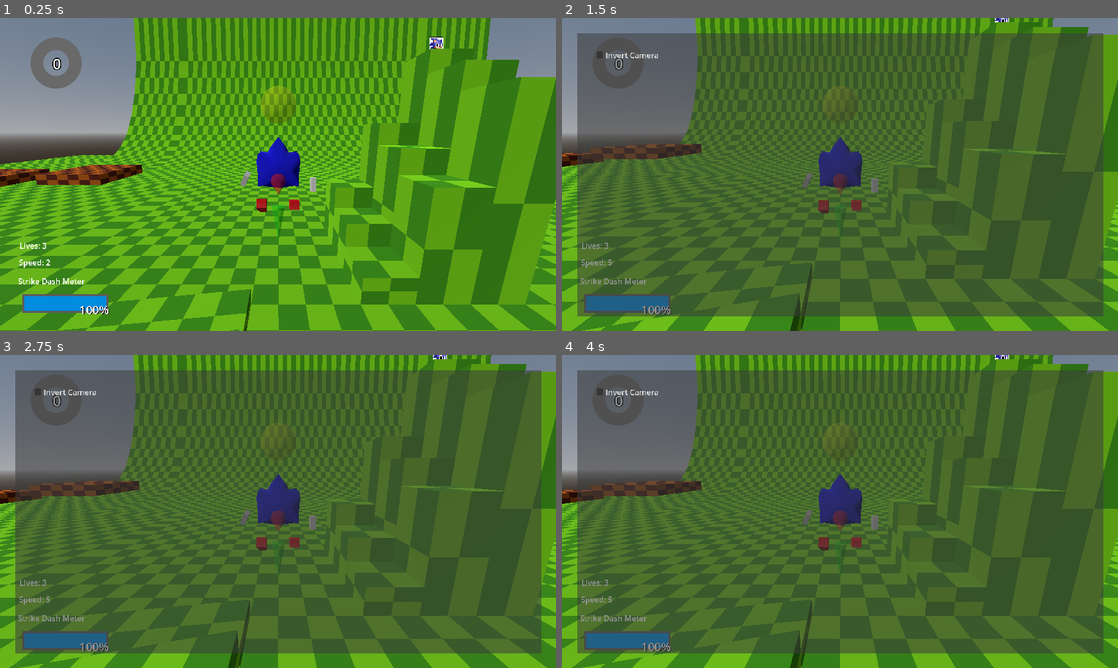
Above: before the commit, frames 1-4 (two rows, left to right).
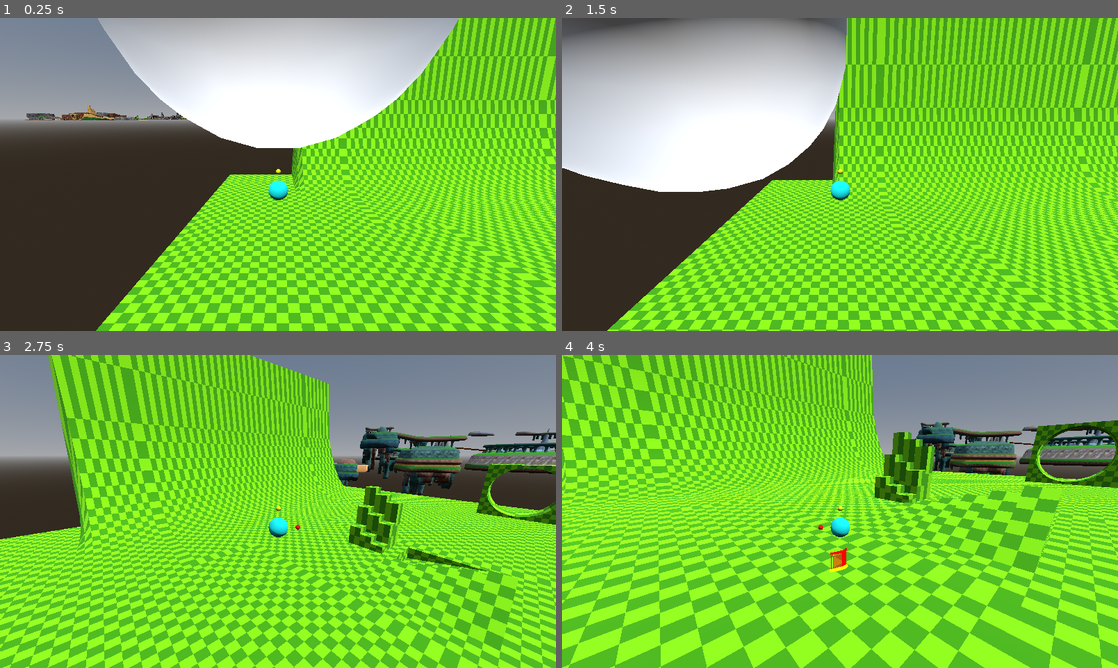
Above: after the commit, the same moments.

Repository: virattus/sonic-ringworlds-s1
Game: Godot game, scene res://scenes/SphereMovement/SphereMovement.tscn
Two runs of this game, one before a commit and one after it. Both use one fixed random seed, a clock stepped at 60 frames per second and the inputs below. Before the commit the project starts from res://scenes/MovementTesting/MovementTesting.tscn.
Inputs (mouse positions are in pixels of both pictures, inside the frame that each line leads up to):
- Up to frame 1 (0.25 s): no input
- Up to frame 2 (1.5 s): tap Enter (Pause) at 0.5 s; move the mouse to (962, 158) at 0.52 s; hold D (Move_Right) 0.53-1.25 s; tap Ctrl (Attack) at 0.6 s; click (962, 158) at 0.67 s; tap Space (Jump) at 0.77 s; drag from (728, 190) to (812, 237) at 1.27 s
- Up to frame 3 (2.75 s): move the mouse to (333, 442) at 2.02 s; hold D (Move_Right) from 2.03 s (still down); hold Left (Camera_Left) from 2.03 s (still down)
- Up to frame 4 (4 s): release D (Move_Right) at 2.75 s; release Left (Camera_Left) at 2.75 s; drag from (812, 574) to (673, 464) at 2.77 s; move the mouse to (1006, 558) at 3.52 s; hold A (Move_Left) from 3.53 s (still down); tap Up (Camera_Up) at 3.6 s; tap Space (Jump) at 3.77 s

The runs differ from the first frame. In frame 1, 87% of the frame differs, in the area x 0-100%, y 0-100%; in frame 2, 98%; in frame 3, 96%; in frame 4, 98%.

Commit message:
wait, before we iterate over all the collision triangles

Diff:
--- a/entities/Sonic/MoveGround.gd
+++ b/entities/Sonic/MoveGround.gd
@@ -37,6 +37,7 @@
 			owner.UpdateUpDir(collision.CollisionNormal, delta)
 		else:
 			#Too large of an angle to transition
+			print("Too large of an angle to transition: %s" % owner.up_direction.dot(collision.CollisionNormal))
 			owner.SetVelocity(owner.velocity + (owner.up_direction * owner.PARAMETERS.GROUND_NORMAL_HOP))
 			ChangeState("Fall")
 			return false
--- a/entities/Sonic/Sonic.gd
+++ b/entities/Sonic/Sonic.gd
@@ -149,7 +149,7 @@
 
 
 func GetInputVector(up_dir: Vector3) -> Vector3:
-	var playerInput = Input.get_vector("Move_Left", "Move_Right", "Move_Forward", "Move_Backward")
+	var playerInput = Input.get_vector("Move_Left", "Move_Right", "Move_Forward", "Move_Backward", 0.4)
 
 	var CameraForward = Camera.global_transform.basis.z
 	var CameraRight = Camera.global_transform.basis.x
--- a/entities/Sonic/Sonic.tscn
+++ b/entities/Sonic/Sonic.tscn
@@ -89,7 +89,7 @@
 [node name="Sonic" groups=["Player"] instance=ExtResource("1_paxei")]
 collision_mask = 2147483659
 floor_stop_on_slope = false
-floor_snap_length = 0.2
+floor_snap_length = 0.5
 script = ExtResource("2_p6xw2")
 
 [node name="WorldCollision" parent="." index="0"]
@@ -108,16 +108,16 @@
 transform = Transform3D(-0.1, 0, -8.74228e-09, 0, 0.1, 0, 8.74228e-09, 0, -0.1, 0, -0.5, 0)
 
 [node name="Skeleton3D" parent="CharacterMesh/SonicModel/Armature" index="0"]
-bones/1/position = Vector3(-3.90117e-08, 0.145614, 3.01363)
-bones/2/position = Vector3(-5.13685, 0.0808966, 3.57393)
-bones/2/rotation = Quaternion(2.24437e-08, -0.733679, 0.679496, -3.93282e-08)
+bones/1/position = Vector3(4.24543e-08, 0.485621, 2.97556)
+bones/2/position = Vector3(-5.13685, 0.26979, 3.11823)
+bones/2/rotation = Quaternion(3.46029e-08, -0.791623, 0.61101, -2.67081e-08)
 bones/3/position = Vector3(-2.48036, 1.78814e-07, 1.32379)
 bones/3/rotation = Quaternion(0, 0, 0, 1)
-bones/4/position = Vector3(5.13685, 0.0808966, 3.57393)
-bones/4/rotation = Quaternion(2.24437e-08, -0.733679, 0.679496, -3.93282e-08)
+bones/4/position = Vector3(5.13685, 0.26979, 3.11823)
+bones/4/rotation = Quaternion(3.46029e-08, -0.791623, 0.61101, -2.67081e-08)
 bones/5/position = Vector3(2.48036, 1.78814e-07, 1.32379)
 bones/5/rotation = Quaternion(0, 0, 0, 1)
-bones/6/position = Vector3(-3.90117e-08, 0.145614, 5.25259)
+bones/6/position = Vector3(4.24543e-08, 0.485621, 5.21451)
 
 [node name="SonicBall" type="Sprite3D" parent="CharacterMesh" index="1"]
 visible = false
--- a/entities/Sonic/Sonic_Parameters.gd
+++ b/entities/Sonic/Sonic_Parameters.gd
@@ -6,13 +6,13 @@
 const FLOOR_NORMAL_TRANSITION_MAX = 0.1
 const FLICKER_CYCLE_TIME = 1.0
 
-const GROUND_NORMAL_TRANSITION_MIN = 0.85
+const GROUND_NORMAL_TRANSITION_MIN = 0.99
 const GROUND_NORMAL_HOP = 0.1
 
 
 const WALK_MIN_SPEED = 0.5
 const WALK_MAX_SPEED = 8.0
-const WALK_SPEED_POWER = 10.0
+const WALK_SPEED_POWER = 5.0
 const WALK_ANIM_SPEED_MOD = 1.0
 
 const RUN_MAX_SPEED = 14.0
--- /dev/null
+++ b/entities/TriangleCollisionScene/TriangleCollisionScene.gd
@@ -0,0 +1,43 @@
+class_name TriangleCollisionScene
+extends Node3D
+
+
+@export var CollisionSource : CollisionShape3D
+
+class CollTriangle:
+	var Positions : PackedVector3Array
+	var Normal := Vector3.ZERO
+
+
+var TriangleArray = []
+var SortDir := "X"
+
+
+func _ready() -> void:
+	GenerateCollisionInfo()
+
+
+func GenerateCollisionInfo() -> void:
+	assert(CollisionSource.shape != null)
+	assert(CollisionSource.shape is ConcavePolygonShape3D)
+
+	var collisionfaces = CollisionSource.shape.get_faces()
+
+	var i = 0
+
+	while i < collisionfaces.size():
+
+
+
+		i += 3
+
+
+func AddTriangle(mdt: MeshDataTool) -> void:
+	pass
+
+
+func GetCollisionNormal(pos: Vector3, normal: Vector3) -> Vector3:
+
+
+
+	return Vector3.ZERO
--- /dev/null
+++ b/entities/TriangleCollisionScene/TriangleCollisionScene.tscn
@@ -0,0 +1,6 @@
+[gd_scene load_steps=2 format=3 uid="uid://him4g8bvfbx0"]
+
+[ext_resource type="Script" path="res://entities/TriangleCollisionScene/TriangleCollisionScene.gd" id="1_au3re"]
+
+[node name="TriangleCollisionScene" type="Node3D"]
+script = ExtResource("1_au3re")
--- a/project.godot
+++ b/project.godot
@@ -11,7 +11,7 @@
 [application]
 
 config/name="Sonic Ringworlds Stage 1"
-run/main_scene="res://scenes/MovementTesting/MovementTesting.tscn"
+run/main_scene="res://scenes/SphereMovement/SphereMovement.tscn"
 config/features=PackedStringArray("4.2")
 config/icon="res://icon.png"
 
